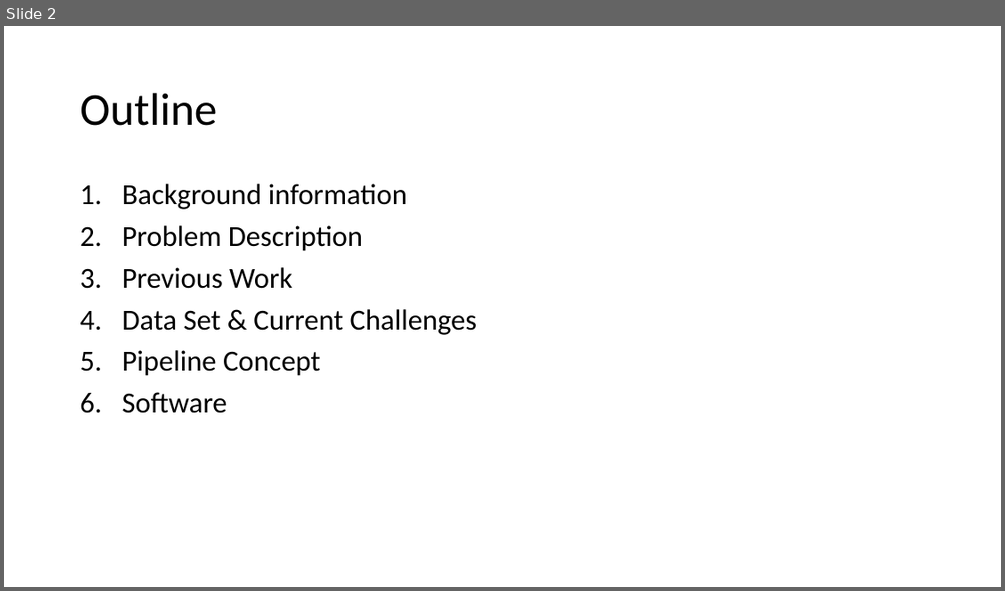
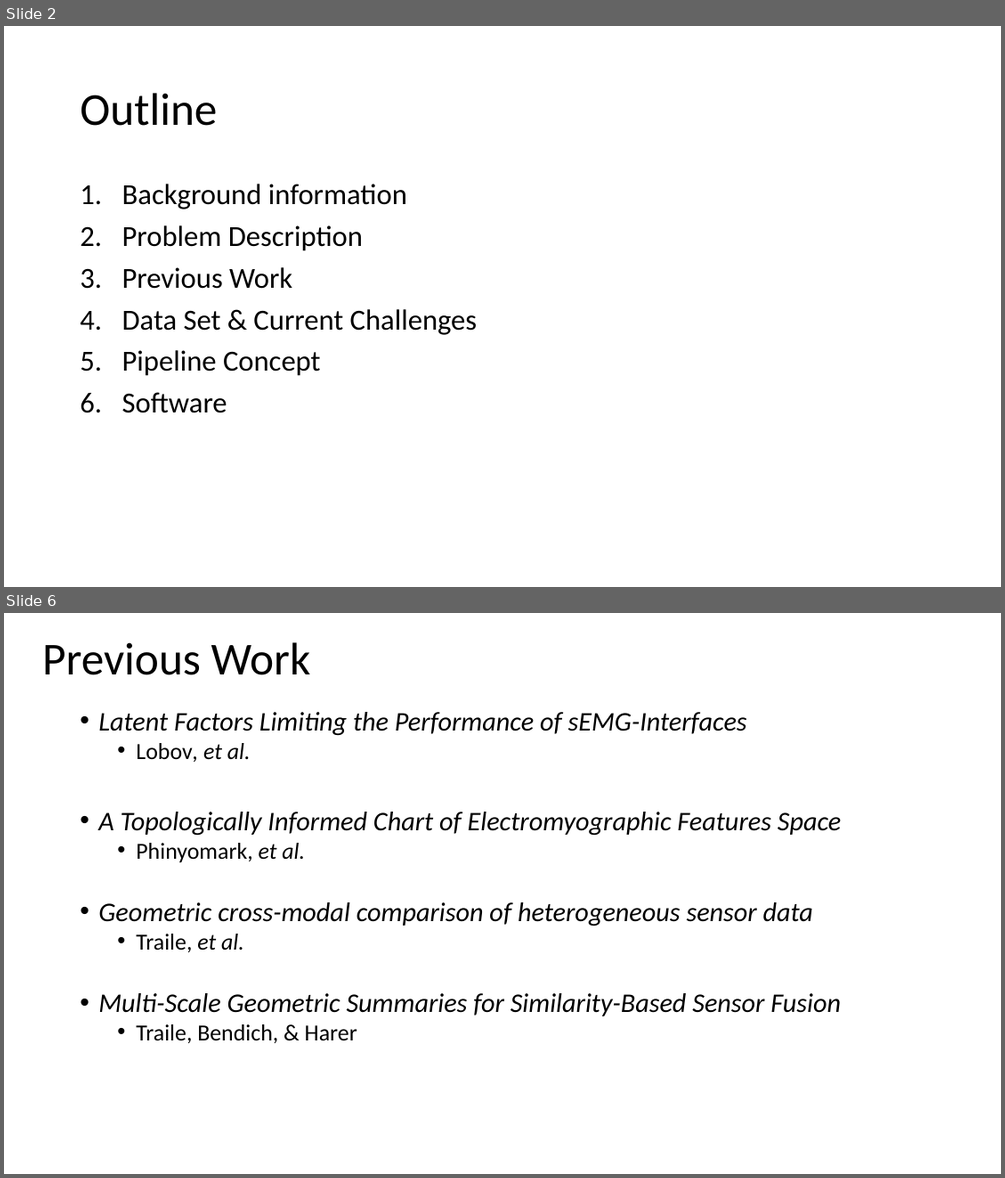
Before and after one commit to samvoisin/TDAforGesturePredictionsEMG, a slide deck: midway_progress/midway_pres.pptx. Shown one above the other, each under a label of ours: slide 2 before the commit, slides 2 and 6 after it; the slides between them are not shown. The pictures are 1005x591 and 1005x1178 pixels, drawn with LibreOffice and Linux fonts; fonts in the diff are those of the drawing. Boxes give left, top, right and bottom in pixels: in the first picture for what was removed or moved away, otherwise in the second. Text is boxed around its words. In the diff, an @@ line names an element or a change of style, - is before the commit and + after.

```diff
--- a/midway_progress/midway_pres.pptx
+++ b/midway_progress/midway_pres.pptx
@@ slide 6 added at (4, 613, 1001, 1174), background #FFFFFF @@
@@ text added at (42, 642, 311, 675), 44 pt, text #000000 @@
+Previous Work
@@ text added at (98, 712, 841, 1043), 25.9 pt, text #000000, italic @@
+• Latent Factors Limiting the Performance of sEMG-Interfaces
+  • Lobov, et al.
+• A Topologically Informed Chart of Electromyographic Features Space
+  • Phinyomark, et al.
+• Geometric cross-modal comparison of heterogeneous sensor data
+  • Traile, et al.
+• Multi-Scale Geometric Summaries for Similarity-Based Sensor Fusion
+  • Traile, Bendich, & Harer
```
Also in this commit, not shown: 4 slides changed, 3 other slides added, 12 other files.
